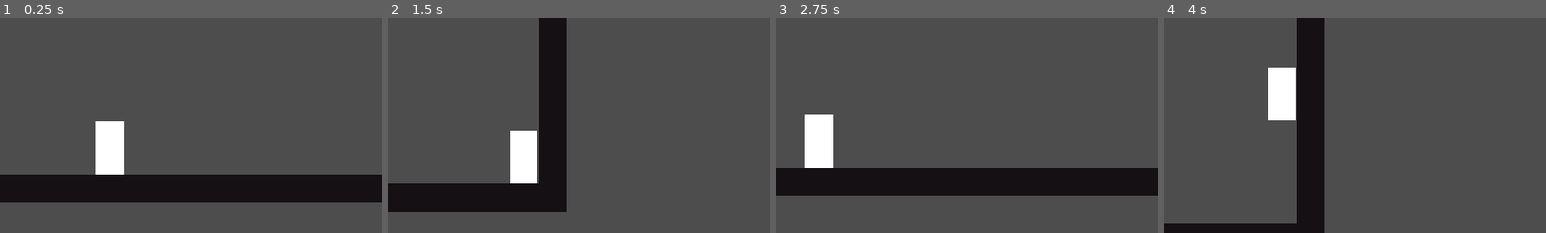
Above: before the commit, frames 1-4 (left to right).
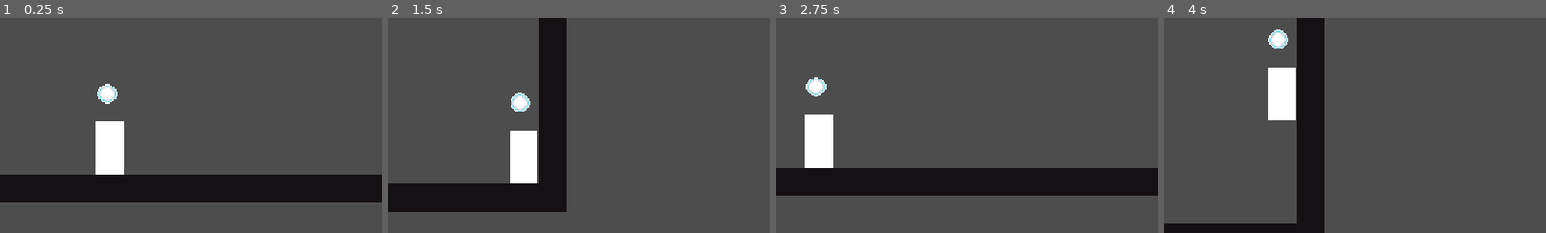
Above: after the commit, the same moments.

Repository: Timi865/Microvania
Game: Godot game, scene res://Scenes/game.tscn
The game is run twice, just before and just after one commit, with the same random seed, the same clock (stepped at 60 frames per second) and the same inputs.
Inputs:
- Up to frame 1 (0.25 s): no input
- Up to frame 2 (1.5 s): hold Right (Move_right) from 0.53 s (still down); tap C (dash) at 0.6, 1.35 s; tap Space (Jump) at 0.77 s
- Up to frame 3 (2.75 s): tap Space (Jump) at 1.52 s; release Right (Move_right) at 2.03 s; hold Left (Move_left) from 2.03 s (still down); tap C (dash) at 2.1 s
- Up to frame 4 (4 s): release Left (Move_left) at 2.78 s; hold Right (Move_right) from 2.78 s (still down); tap C (dash) at 2.85, 3.6 s; tap Space (Jump) at 3.02, 3.77 s
The pictures show only the part of the screen within x 36-86%, y 24-74%; the shares and areas given below are measured in that part.

The runs differ from the first frame. In frame 1, 0.4% of the frame differs, in the area x 25-31%, y 30-40%; in frame 2, 0.4%; in frame 3, 0.3%; in frame 4, 0.4%, in the area x 27-33%, y 5-15%.

Commit message:
Orbs
Added orb to player scene under orb manager and edited the scale

Diff:
--- a/Scenes/character_body_2d.tscn
+++ b/Scenes/character_body_2d.tscn
@@ -1,6 +1,7 @@
 [gd_scene format=3 uid="uid://dqmw48gxl0i0m"]
 
 [ext_resource type="Script" uid="uid://dh08bt053owqn" path="res://Scripts/character_body_2d.gd" id="1_ymxaj"]
+[ext_resource type="PackedScene" uid="uid://buykxegc7cjpf" path="res://Scenes/orb.tscn" id="2_88kja"]
 
 [sub_resource type="RectangleShape2D" id="RectangleShape2D_yw7hx"]
 size = Vector2(16.382978, 31.276596)
@@ -20,3 +21,6 @@
 offset_bottom = 16.276594
 
 [node name="OrbManager" type="Node2D" parent="." unique_id=285544787]
+
+[node name="Orb" parent="OrbManager" unique_id=915681463 instance=ExtResource("2_88kja")]
+position = Vector2(2, -14)
--- a/Scenes/orb.tscn
+++ b/Scenes/orb.tscn
@@ -4,7 +4,7 @@
 [ext_resource type="Script" uid="uid://cqx3471gdwhqc" path="res://Scripts/orb.gd" id="1_ryljl"]
 
 [sub_resource type="CircleShape2D" id="CircleShape2D_yw7hx"]
-radius = 9.0
+radius = 3.0
 
 [node name="Orb" type="Area2D" unique_id=915681463]
 script = ExtResource("1_ryljl")
@@ -14,4 +14,6 @@
 
 [node name="Sprite2D" type="Sprite2D" parent="." unique_id=1304039796]
 texture_filter = 1
+position = Vector2(-5.9604645e-08, 5.9604645e-08)
+scale = Vector2(0.34375003, 0.34375003)
 texture = ExtResource("1_caui3")
